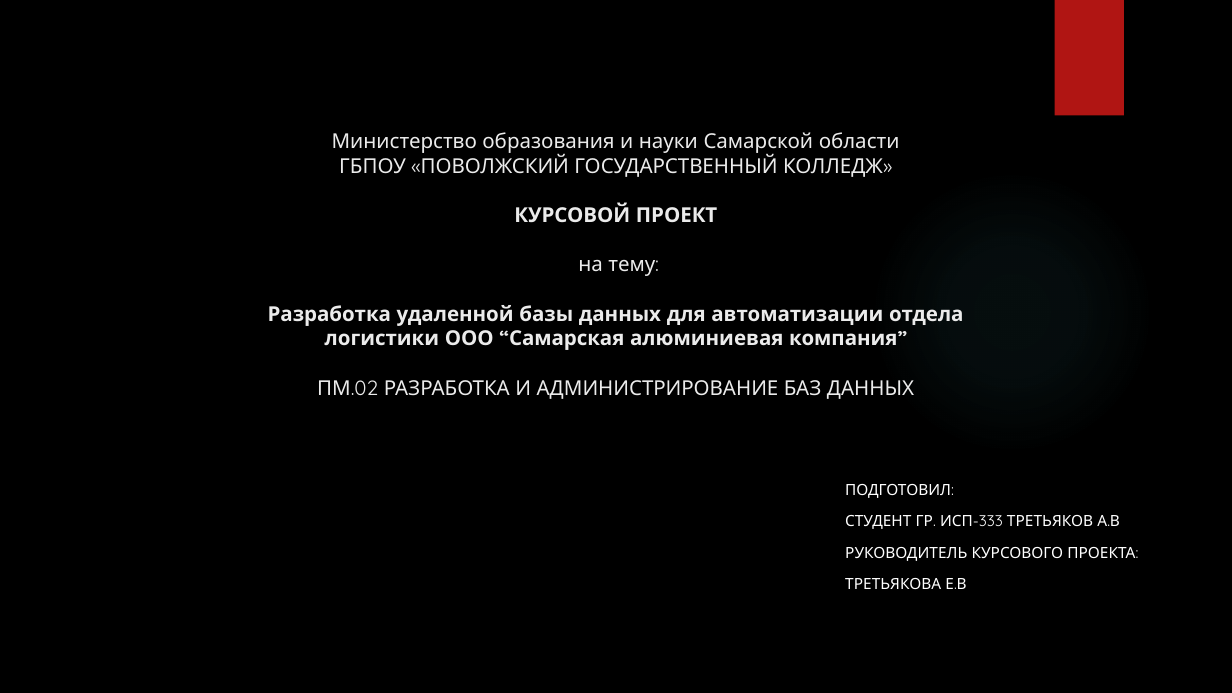
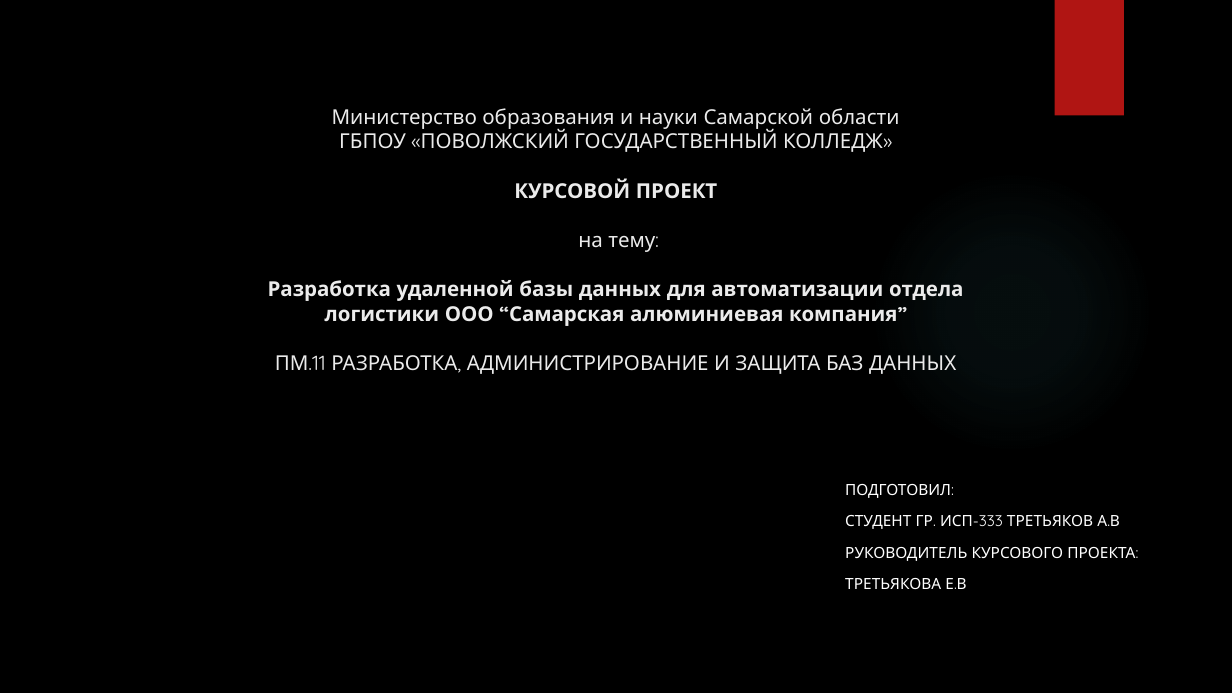
Before and after one commit to liquidbean/kursovaya, a slide deck: slide 1 of третьяков.pptx. Drawn at 1232x693 pixels with LibreOffice and Linux fonts; fonts in the diff are those of the drawing; background and template pictures are left out. Boxes give left, top, right and bottom in pixels: in the first picture for what was removed or moved away, otherwise in the second. Text is boxed around its words. In the diff, an @@ line names an element or a change of style, - is before the commit and + after.

```diff
--- a/третьяков.pptx
+++ b/третьяков.pptx
@@ title at (268,108,964,374): text changed @@
-Министерство образования и науки Самарской области
-ГБПОУ «ПОВОЛЖСКИЙ ГОСУДАРСТВЕННЫЙ КОЛЛЕДЖ»
-КУРСОВОЙ ПРОЕКТ
-на тему:
-Разработка удаленной базы данных для автоматизации отдела логистики ООО “Самарская алюминиевая компания”
-ПМ.02 РАЗРАБОТКА И АДМИНИСТРИРОВАНИЕ БАЗ ДАННЫХ
+Министерство образования и науки Самарской области
+ГБПОУ «ПОВОЛЖСКИЙ ГОСУДАРСТВЕННЫЙ КОЛЛЕДЖ»
+КУРСОВОЙ ПРОЕКТ
+на тему:
+Разработка удаленной базы данных для автоматизации отдела логистики ООО “Самарская алюминиевая компания”
+ПМ.11 РАЗРАБОТКА, АДМИНИСТРИРОВАНИЕ И ЗАЩИТА БАЗ ДАННЫХ
```
Also in this commit, not shown: 4 other slides changed, 2 slides added, 3 other files.
